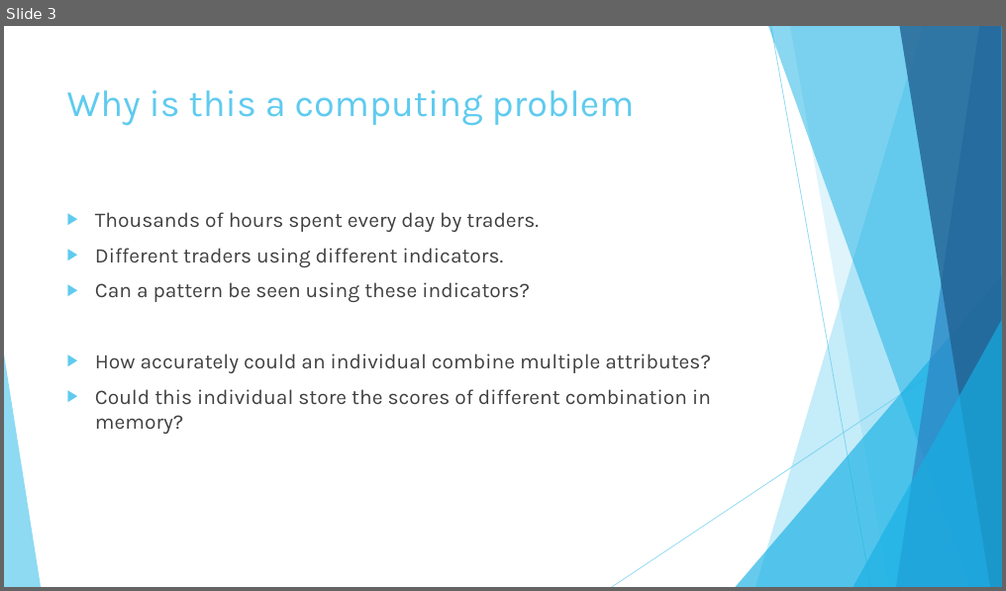
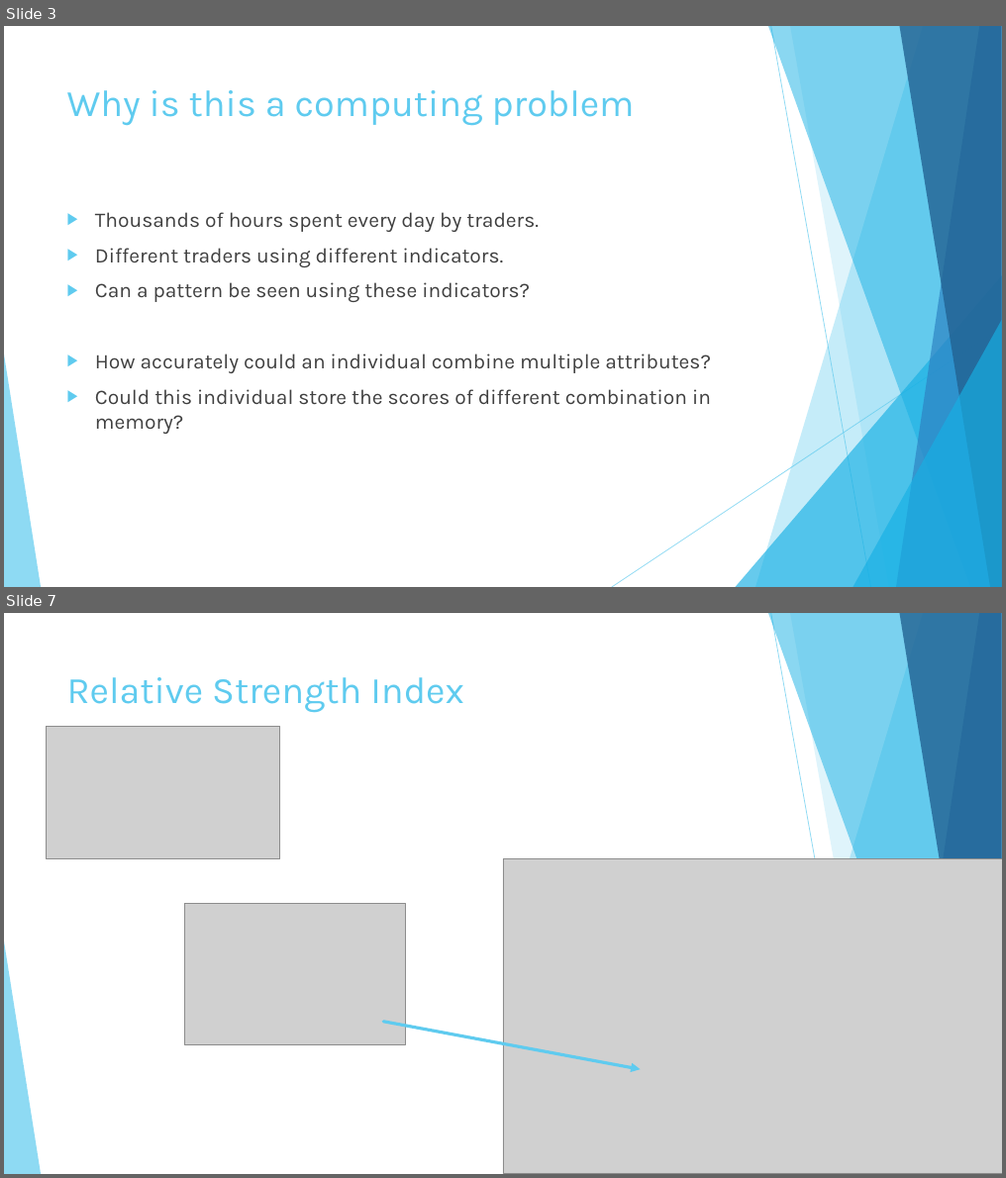
Before and after one commit to intisarhaque/fyp-ml-finance, a slide deck: Interim Presentation.pptx. Shown one above the other, each under a label of ours: slide 3 before the commit, slides 3 and 7 after it; the slides between them are not shown. The pictures are 1006x591 and 1006x1178 pixels, drawn with LibreOffice and Linux fonts; fonts in the diff are those of the drawing; grey boxes stand for pictures. Boxes give left, top, right and bottom in pixels: in the first picture for what was removed or moved away, otherwise in the second. Text is boxed around its words. In the diff, an @@ line names an element or a change of style, - is before the commit and + after.

```diff
--- a/Interim Presentation.pptx
+++ b/Interim Presentation.pptx
@@ slide 7 added at (4,613,1002,1174), background #FFFFFF; not listed: 10 template elements that a slide beside it also shows @@
@@ title added at (67,677,463,713), 36 pt, text #5FCBEF @@
+Relative Strength Index
@@ picture added at (46,726,279,859) @@
@@ picture added at (503,859,1002,1173) @@
@@ picture added at (184,903,405,1046) @@
@@ arrow added from (383, 1022) to (641, 1069), #5FCBEF 3 pt @@
```
Also in this commit, not shown: 4 slides changed, 4 other slides added.
